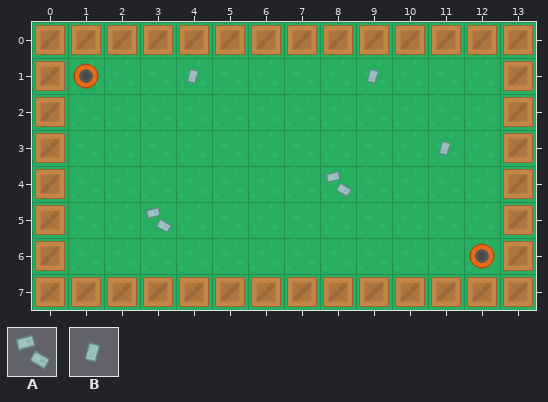
Level history. Tiled map (JSON): bot-battles/data/maps/map.json. The picture above is the old version.
Cells are 64x64 px. Shown: x 0..13, y 0..7.
Key: from "map": A 261, B 262.
Objects are placed by their top-left corner, in cells (3,4 is the top-left corner of cell 3,4); size is 1x1 cell unless given.
Layers that did not change in this view are not listed.
Objects on layer "weaponSpawner" before:
B "singleAmmo" at 4,1
B "singleAmmo" at 9,1
B "singleAmmo" at 11,3
A "multipleAmmo" at 8,4
A "multipleAmmo" at 3,5
The same view after the edit:
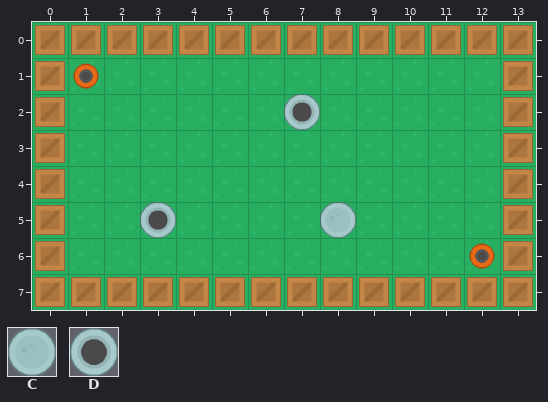
Further tiles: from "map": C 358, D 367.
The commit says: Change ammo for weapon spawner
The exact change:
Layer "healthSpawner" (added):
added: C "healthSpawner1" at 8,5
Layer "weaponSpawner":
added: D "weaponSpawner2" at 7,2
added: D "weaponSpawner1" at 3,5
removed: B "singleAmmo" at 4,1
removed: B "singleAmmo" at 9,1
removed: B "singleAmmo" at 11,3
removed: A "multipleAmmo" at 8,4
removed: A "multipleAmmo" at 3,5
Where, in picture pixels (left, top, right, bottom), the same in both pictures:
removed: (186, 68, 199, 84)
removed: (366, 68, 379, 84)
added: (284, 94, 320, 130)
removed: (438, 140, 451, 156)
changed: (320, 171, 356, 238)
changed: (140, 202, 176, 238)
